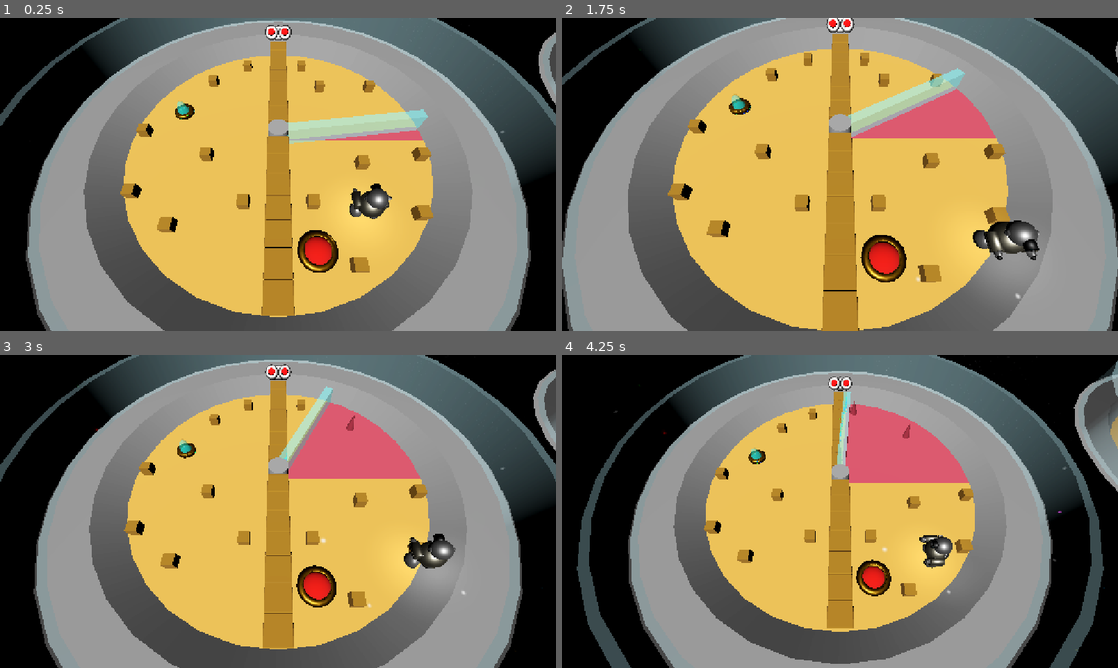
Above: before the commit, frames 1-4 (two rows, left to right).
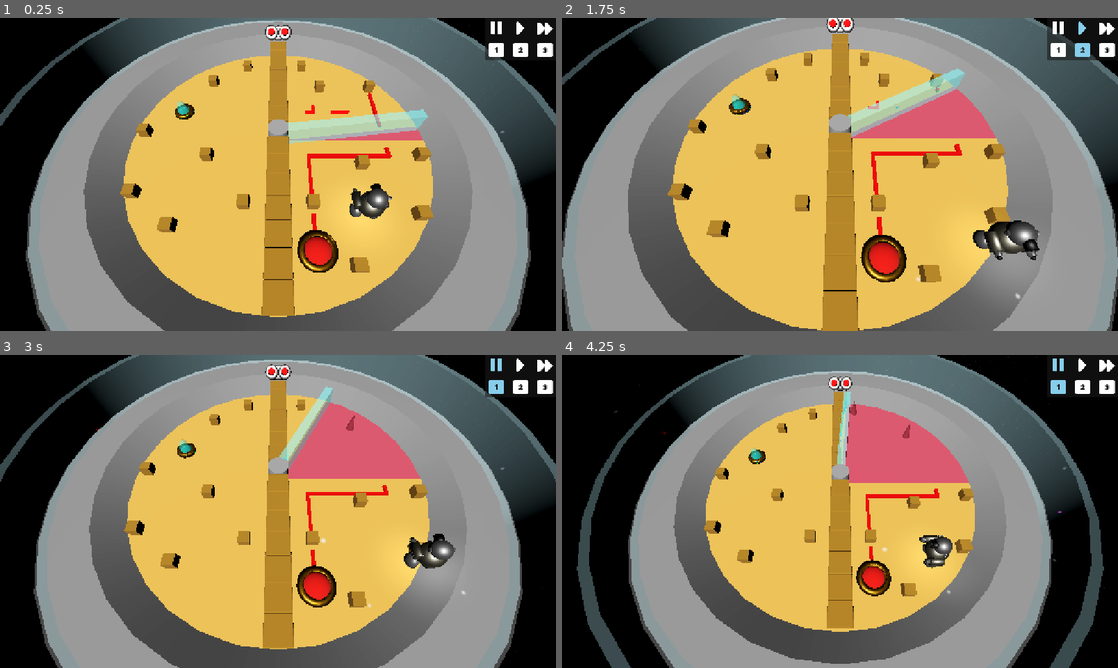
Above: after the commit, the same moments.

Repository: MisterIXI/gmtk25
Game: Godot game, scene res://scenes/levels/tutorial_level_1.tscn
Two runs of this game, one before a commit and one after it. Both use one fixed random seed, a clock stepped at 60 frames per second and the inputs below. This scene is started directly instead of the project's main scene.
Inputs (mouse positions are in pixels of both pictures, inside the frame that each line leads up to):
- Up to frame 1 (0.25 s): no input
- Up to frame 2 (1.75 s): tap Enter at 0.5 s; move the mouse to (962, 158) at 0.52 s; hold D (move_right) 0.53-1.28 s; hold E (interact) 0.53-1.28 s; tap Space (jump) at 0.77, 1.52 s; move the mouse to (728, 190) at 1.27 s; hold S (move_down) from 1.28 s (still down); tap Mouse wheel up (zoom_in) at 1.35 s
- Up to frame 3 (3 s): move the mouse to (333, 442) at 2.02 s; release S (move_down) at 2.03 s; hold D (move_right) 2.03-2.78 s; tap Mouse wheel down (zoom_out) at 2.1 s; move the mouse to (250, 574) at 2.77 s; hold W (move_up) from 2.78 s (still down); tap 1 at 2.85 s
- Up to frame 4 (4.25 s): tap Space (jump) at 3.02, 3.77 s; move the mouse to (1006, 558) at 3.52 s; release W (move_up) at 3.53 s; hold A (move_left) from 3.53 s (still down); tap 2 at 3.6 s; tap P (pause) at 4.15 s

The runs differ from the first frame. In frame 1, 1.5% of the frame differs, in the area x 54-100%, y 1-68%; in frame 2, 1.3%; in frame 3, 1.4%; in frame 4, 2.7%, in the area x 54-100%, y 1-66%.
Error before the commit: Out of bounds get index '0' (on base: 'Array[Control]') (res://scenes/wiper_mechanic/time_wiper.gd:62)

Commit message:
cables added

Diff:
--- /dev/null
+++ b/scenes/Entities/cable_highlighter.gd
@@ -0,0 +1,31 @@
+class_name CableHighlighter
+extends Node
+@export var cable_arr: Array[Area3D] = []
+
+@export var trigger_object: Trigger_Button
+@export var color_active: Color = Color(0, 1, 0)
+@export var color_inactive: Color = Color(1, 0, 0)
+@export var anim_delay: float = 0.01
+@export var start_active: bool = false
+
+
+
+func _ready():
+	light_up(start_active)
+	trigger_object.triggered.connect(light_up)
+	pass
+
+
+func light_up(is_positive: bool) -> void:
+	for i in range(cable_arr.size()):
+		for child in cable_arr[i].get_children():
+			if child is MeshInstance3D:
+				var mat = child.mesh.surface_get_material(0)
+				if is_positive:
+					mat.set("shader_parameter/surface_albedo", color_active)
+					mat.set("shader_parameter/emission", color_active/2.0)
+				else:
+					mat.set("shader_parameter/surface_albedo", color_inactive)
+					mat.set("shader_parameter/emission", color_inactive/2.0)
+		await get_tree().create_timer(anim_delay).timeout
+	pass
--- /dev/null
+++ b/scenes/level_entities/cable_part.tscn
@@ -0,0 +1,39 @@
+[gd_scene load_steps=7 format=3 uid="uid://ba60bp4ys1101"]
+
+[ext_resource type="Shader" uid="uid://dclprbt7mjvem" path="res://scenes/shader/dissolve_albedo.gdshader" id="1_8qnda"]
+[ext_resource type="NoiseTexture3D" uid="uid://b4ahkbkbuq80g" path="res://scenes/shader/dissolve_noise_tex.tres" id="2_1lsai"]
+[ext_resource type="NoiseTexture3D" uid="uid://cvn4nspx45ff6" path="res://scenes/shader/hue_noise_tex.tres" id="3_xcqti"]
+
+[sub_resource type="ShaderMaterial" id="ShaderMaterial_ltn42"]
+resource_local_to_scene = true
+render_priority = 1
+shader = ExtResource("1_8qnda")
+shader_parameter/expansion_max = -0.1
+shader_parameter/transition_in = -0.5
+shader_parameter/transition_out = 0.5
+shader_parameter/surface_albedo = Color(0.619608, 0, 0, 1)
+shader_parameter/emission = Color(1, 0, 0, 0)
+shader_parameter/metallic = 0.5
+shader_parameter/roughness = 1.0
+shader_parameter/dissolve_noise_texture = ExtResource("2_1lsai")
+shader_parameter/hue_noise_texture = ExtResource("3_xcqti")
+shader_parameter/intersector_pos = Vector3(0, -0.515, 0)
+shader_parameter/intersector_radius = 0.0
+
+[sub_resource type="BoxMesh" id="BoxMesh_p0d2p"]
+resource_local_to_scene = true
+material = SubResource("ShaderMaterial_ltn42")
+size = Vector3(2, 0.3, 0.3)
+
+[sub_resource type="BoxShape3D" id="BoxShape3D_581hk"]
+size = Vector3(2, 0.3, 0.3)
+
+[node name="CablePart1" type="Area3D" groups=["wipeable"]]
+
+[node name="CableMesh" type="MeshInstance3D" parent="." groups=["color_immunity"]]
+transform = Transform3D(1, 0, 0, 0, 1, 0, 0, 0, 1, 0, 0.15, 0)
+mesh = SubResource("BoxMesh_p0d2p")
+
+[node name="CableColShape" type="CollisionShape3D" parent="."]
+transform = Transform3D(1, 0, 0, 0, 1, 0, 0, 0, 1, 0, 0.15, 0)
+shape = SubResource("BoxShape3D_581hk")
--- /dev/null
+++ b/scenes/level_entities/cable_part_corner.tscn
@@ -0,0 +1,71 @@
+[gd_scene load_steps=10 format=3 uid="uid://dd7kd1hu71km3"]
+
+[ext_resource type="Shader" uid="uid://dclprbt7mjvem" path="res://scenes/shader/dissolve_albedo.gdshader" id="1_6pyh7"]
+[ext_resource type="NoiseTexture3D" uid="uid://b4ahkbkbuq80g" path="res://scenes/shader/dissolve_noise_tex.tres" id="2_tk6f0"]
+[ext_resource type="NoiseTexture3D" uid="uid://cvn4nspx45ff6" path="res://scenes/shader/hue_noise_tex.tres" id="3_g61ss"]
+
+[sub_resource type="BoxShape3D" id="BoxShape3D_6pyh7"]
+size = Vector3(0.85, 0.3, 0.3)
+
+[sub_resource type="ShaderMaterial" id="ShaderMaterial_6pyh7"]
+resource_local_to_scene = true
+render_priority = 1
+shader = ExtResource("1_6pyh7")
+shader_parameter/expansion_max = -0.1
+shader_parameter/transition_in = -0.5
+shader_parameter/transition_out = 0.5
+shader_parameter/surface_albedo = Color(0.619608, 0, 0, 1)
+shader_parameter/emission = Color(1, 0, 0, 0)
+shader_parameter/metallic = 0.5
+shader_parameter/roughness = 1.0
+shader_parameter/dissolve_noise_texture = ExtResource("2_tk6f0")
+shader_parameter/hue_noise_texture = ExtResource("3_g61ss")
+shader_parameter/intersector_pos = Vector3(0, -0.515, 0)
+shader_parameter/intersector_radius = 0.0
+
+[sub_resource type="BoxMesh" id="BoxMesh_6pyh7"]
+resource_local_to_scene = true
+material = SubResource("ShaderMaterial_6pyh7")
+size = Vector3(0.85, 0.3, 0.3)
+
+[sub_resource type="BoxShape3D" id="BoxShape3D_581hk"]
+size = Vector3(1.15, 0.3, 0.3)
+
+[sub_resource type="ShaderMaterial" id="ShaderMaterial_tk6f0"]
+resource_local_to_scene = true
+render_priority = 1
+shader = ExtResource("1_6pyh7")
+shader_parameter/expansion_max = -0.1
+shader_parameter/transition_in = -0.5
+shader_parameter/transition_out = 0.5
+shader_parameter/surface_albedo = Color(0.619608, 0, 0, 1)
+shader_parameter/emission = Color(1, 0, 0, 0)
+shader_parameter/metallic = 0.5
+shader_parameter/roughness = 1.0
+shader_parameter/dissolve_noise_texture = ExtResource("2_tk6f0")
+shader_parameter/hue_noise_texture = ExtResource("3_g61ss")
+shader_parameter/intersector_pos = Vector3(0, -0.515, 0)
+shader_parameter/intersector_radius = 0.0
+
+[sub_resource type="BoxMesh" id="BoxMesh_p0d2p"]
+resource_local_to_scene = true
+material = SubResource("ShaderMaterial_tk6f0")
+size = Vector3(1.15, 0.3, 0.3)
+
+[node name="CablePart1" type="Area3D" groups=["wipeable"]]
+
+[node name="CableColShape" type="CollisionShape3D" parent="."]
+transform = Transform3D(1, 0, 0, 0, 1, 0, 0, 0, 1, -0.575, 0.15, 0)
+shape = SubResource("BoxShape3D_6pyh7")
+
+[node name="CableMesh" type="MeshInstance3D" parent="." groups=["color_immunity"]]
+transform = Transform3D(1, 0, 0, 0, 1, 0, 0, 0, 1, -0.575, 0.15, 0)
+mesh = SubResource("BoxMesh_6pyh7")
+
+[node name="CableColShape2" type="CollisionShape3D" parent="."]
+transform = Transform3D(-4.37114e-08, 0, 1, 0, 1, 0, -1, 0, -4.37114e-08, 0, 0.15, -0.425)
+shape = SubResource("BoxShape3D_581hk")
+
+[node name="CableMesh2" type="MeshInstance3D" parent="." groups=["color_immunity"]]
+transform = Transform3D(-4.37114e-08, 0, -1, 0, 1, 0, 1, 0, -4.37114e-08, 0, 0.15, -0.425)
+mesh = SubResource("BoxMesh_p0d2p")
--- a/scenes/level_entities/special_entities/level_package.tscn
+++ b/scenes/level_entities/special_entities/level_package.tscn
@@ -1,6 +1,6 @@
 [gd_scene load_steps=7 format=3 uid="uid://14sudf7hsfr6"]
 
-[ext_resource type="Script" uid="uid://dgcceg4n5yq2p" path="res://scenes/wiper_mechanic/time_wiper.gd" id="1_akakv"]
+[ext_resource type="PackedScene" uid="uid://ckp18f4fg40ye" path="res://scenes/level_entities/special_entities/time_wiper.tscn" id="1_m66dq"]
 [ext_resource type="PackedScene" uid="uid://dalxmm5xn4831" path="res://scenes/Entities/Camera/camera_game_scene.tscn" id="2_cw4rs"]
 [ext_resource type="PackedScene" uid="uid://7b1bpwywy5xq" path="res://scenes/level_entities/special_entities/level_disk.tscn" id="2_osny8"]
 [ext_resource type="PackedScene" uid="uid://cs0rskk2e6xr5" path="res://scenes/Entities/Background/Skybox.tscn" id="3_osny8"]
@@ -9,12 +9,7 @@
 
 [node name="LevelPackage" type="Node3D"]
 
-[node name="TimeWiper" type="Node" parent="." node_paths=PackedStringArray("disks")]
-script = ExtResource("1_akakv")
-disks = [NodePath("../Disk0"), NodePath("../Disk1")]
-colors = Array[Color]([Color(0.929412, 0.682353, 0.286275, 1), Color(0.819608, 0.286275, 0.356863, 1), Color(0, 0.47451, 0.54902, 1), Color(0.639216, 0.788235, 0.658824, 1), Color(0.215686, 0.117647, 0.188235, 1)])
-object_colors = Array[Color]([Color(0.929412, 0.682353, 0.286275, 1), Color(0.819608, 0.286275, 0.356863, 1), Color(0, 0.47451, 0.54902, 1), Color(0.639216, 0.788235, 0.658824, 1), Color(0.215686, 0.117647, 0.188235, 1)])
-metadata/_custom_type_script = "uid://dgcceg4n5yq2p"
+[node name="TimeWiper" parent="." instance=ExtResource("1_m66dq")]
 
 [node name="Disk0" parent="." instance=ExtResource("2_osny8")]
 
--- /dev/null
+++ b/scenes/level_entities/special_entities/time_wiper.tscn
@@ -0,0 +1,83 @@
+[gd_scene load_steps=8 format=3 uid="uid://ckp18f4fg40ye"]
+
+[ext_resource type="Script" uid="uid://dgcceg4n5yq2p" path="res://scenes/wiper_mechanic/time_wiper.gd" id="1_kta85"]
+[ext_resource type="Texture2D" uid="uid://n1ykktpphypr" path="res://assets/ui_icons/pause.png" id="2_p5pmu"]
+[ext_resource type="Texture2D" uid="uid://hsrlonwtqob2" path="res://assets/ui_icons/right.png" id="3_fxnna"]
+[ext_resource type="Texture2D" uid="uid://b1ic5a4atossu" path="res://assets/ui_icons/fastForward.png" id="4_1dprp"]
+[ext_resource type="Texture2D" uid="uid://cgvmrjyxxi4p8" path="res://assets/ui_icons/keyboard_1.png" id="5_gnp5p"]
+[ext_resource type="Texture2D" uid="uid://c0qpg2klf6psu" path="res://assets/ui_icons/keyboard_2.png" id="6_f5k1u"]
+[ext_resource type="Texture2D" uid="uid://dnu6g3msfd5u8" path="res://assets/ui_icons/keyboard_3.png" id="7_gq18s"]
+
+[node name="TimeWiper" type="Node" node_paths=PackedStringArray("texture_rects_speed_ui")]
+script = ExtResource("1_kta85")
+colors = Array[Color]([Color(0.929412, 0.682353, 0.286275, 1), Color(0.819608, 0.286275, 0.356863, 1), Color(0, 0.47451, 0.54902, 1), Color(0.639216, 0.788235, 0.658824, 1), Color(0.215686, 0.117647, 0.188235, 1)])
+object_colors = Array[Color]([Color(0.929412, 0.682353, 0.286275, 1), Color(0.819608, 0.286275, 0.356863, 1), Color(0, 0.47451, 0.54902, 1), Color(0.639216, 0.788235, 0.658824, 1), Color(0.215686, 0.117647, 0.188235, 1)])
+texture_rects_speed_ui = [NodePath("CanvasLayer/Panel/GridContainer/TextureRect"), NodePath("CanvasLayer/Panel/GridContainer/TextureRect3"), NodePath("CanvasLayer/Panel/GridContainer/TextureRect5"), NodePath("CanvasLayer/Panel/GridContainer/TextureRect2"), NodePath("CanvasLayer/Panel/GridContainer/TextureRect4"), NodePath("CanvasLayer/Panel/GridContainer/TextureRect6")]
+metadata/_custom_type_script = "uid://dgcceg4n5yq2p"
+
+[node name="CanvasLayer" type="CanvasLayer" parent="."]
+
+[node name="Panel" type="Panel" parent="CanvasLayer"]
+anchors_preset = 1
+anchor_left = 1.0
+anchor_right = 1.0
+offset_left = -164.0
+offset_bottom = 96.0
+grow_horizontal = 0
+
+[node name="GridContainer" type="GridContainer" parent="CanvasLayer/Panel"]
+layout_mode = 1
+anchors_preset = 15
+anchor_right = 1.0
+anchor_bottom = 1.0
+grow_horizontal = 2
+grow_vertical = 2
+columns = 3
+
+[node name="TextureRect" type="TextureRect" parent="CanvasLayer/Panel/GridContainer"]
+layout_mode = 2
+size_flags_horizontal = 3
+size_flags_vertical = 3
+texture = ExtResource("2_p5pmu")
+expand_mode = 3
+stretch_mode = 5
+
+[node name="TextureRect3" type="TextureRect" parent="CanvasLayer/Panel/GridContainer"]
+layout_mode = 2
+size_flags_horizontal = 3
+size_flags_vertical = 3
+texture = ExtResource("3_fxnna")
+expand_mode = 3
+stretch_mode = 5
+
+[node name="TextureRect5" type="TextureRect" parent="CanvasLayer/Panel/GridContainer"]
+layout_mode = 2
+size_flags_horizontal = 3
+size_flags_vertical = 3
+texture = ExtResource("4_1dprp")
+expand_mode = 3
+stretch_mode = 5
+
+[node name="TextureRect2" type="TextureRect" parent="CanvasLayer/Panel/GridContainer"]
+layout_mode = 2
+size_flags_horizontal = 3
+size_flags_vertical = 3
+texture = ExtResource("5_gnp5p")
+expand_mode = 3
+stretch_mode = 5
+
+[node name="TextureRect4" type="TextureRect" parent="CanvasLayer/Panel/GridContainer"]
+layout_mode = 2
+size_flags_horizontal = 3
+size_flags_vertical = 3
+texture = ExtResource("6_f5k1u")
+expand_mode = 3
+stretch_mode = 5
+
+[node name="TextureRect6" type="TextureRect" parent="CanvasLayer/Panel/GridContainer"]
+layout_mode = 2
+size_flags_horizontal = 3
+size_flags_vertical = 3
+texture = ExtResource("7_gq18s")
+expand_mode = 3
+stretch_mode = 5
--- a/scenes/levels/tutorial_level_1.tscn
+++ b/scenes/levels/tutorial_level_1.tscn
@@ -1,6 +1,6 @@
-[gd_scene load_steps=12 format=3 uid="uid://cenjyqpw7aqeh"]
-
-[ext_resource type="Script" uid="uid://dgcceg4n5yq2p" path="res://scenes/wiper_mechanic/time_wiper.gd" id="1_7juxn"]
+[gd_scene load_steps=16 format=3 uid="uid://cenjyqpw7aqeh"]
+
+[ext_resource type="PackedScene" uid="uid://ckp18f4fg40ye" path="res://scenes/level_entities/special_entities/time_wiper.tscn" id="1_5m8dn"]
 [ext_resource type="PackedScene" uid="uid://7b1bpwywy5xq" path="res://scenes/level_entities/special_entities/level_disk.tscn" id="2_1sjbh"]
 [ext_resource type="PackedScene" uid="uid://4pwh4u8tmwu8" path="res://scenes/Entities/portal/portal_base.tscn" id="3_hdbbv"]
 [ext_resource type="PackedScene" uid="uid://c0f06ismxwadk" path="res://scenes/Entities/Trigger_Door_Mechanic/trigger_door_mechanic.tscn" id="4_0v4lm"]
@@ -11,15 +11,16 @@
 [ext_resource type="PackedScene" uid="uid://ceyjhq5003btv" path="res://scenes/Entities/Player/player_main.tscn" id="7_jo27r"]
 [ext_resource type="PackedScene" uid="uid://cr4t270bjcvjj" path="res://scenes/level_entities/spike_decoration.tscn" id="7_p4el3"]
 [ext_resource type="PackedScene" uid="uid://di4hm0dac5sc5" path="res://scenes/level_entities/trigger_object.tscn" id="8_jo27r"]
+[ext_resource type="Script" uid="uid://bjelfpfwxbvwm" path="res://scenes/Entities/cable_highlighter.gd" id="9_5m8dn"]
+[ext_resource type="Script" uid="uid://crlsq4x2r72o3" path="res://components/tools/scene_tree_sorter.gd" id="9_5qyic"]
+[ext_resource type="PackedScene" uid="uid://ba60bp4ys1101" path="res://scenes/level_entities/cable_part.tscn" id="9_65tnc"]
+[ext_resource type="PackedScene" uid="uid://dd7kd1hu71km3" path="res://scenes/level_entities/cable_part_corner.tscn" id="10_5qyic"]
 
 [node name="LevelPackage" type="Node3D"]
 
-[node name="TimeWiper" type="Node" parent="." node_paths=PackedStringArray("disks")]
-script = ExtResource("1_7juxn")
+[node name="TimeWiper2" parent="." node_paths=PackedStringArray("disks") instance=ExtResource("1_5m8dn")]
 disks = [NodePath("../Disk0"), NodePath("../Disk1")]
-colors = Array[Color]([Color(0.929412, 0.682353, 0.286275, 1), Color(0.819608, 0.286275, 0.356863, 1), Color(0, 0.47451, 0.54902, 1), Color(0.639216, 0.788235, 0.658824, 1), Color(0.215686, 0.117647, 0.188235, 1)])
 object_colors = Array[Color]([Color(0.623991, 0.437945, 0.115333, 1), Color(0.57833, 0.166102, 0.22794, 1), Color(9.62615e-08, 0.338951, 0.394386, 1), Color(0.245787, 0.353207, 0.261924, 1), Color(0.149237, 0.0749916, 0.128469, 1)])
-metadata/_custom_type_script = "uid://dgcceg4n5yq2p"
 
 [node name="Disk0" parent="." instance=ExtResource("2_1sjbh")]
 
@@ -124,8 +125,61 @@
 [node name="Trigger_Object" parent="Disk0" groups=["wipeable"] instance=ExtResource("8_jo27r")]
 transform = Transform3D(0.79, 0, 0, 0, 0.79, 0, 0, 0, 0.79, 3, 0, 11)
 
+[node name="CableHighlighter" type="Node" parent="Disk0" node_paths=PackedStringArray("cable_arr", "trigger_object")]
+script = ExtResource("9_5m8dn")
+cable_arr = [NodePath("../CablePart3"), NodePath("../CablePart4"), NodePath("../CablePart5"), NodePath("../CablePart6"), NodePath("../CablePart7"), NodePath("../CablePart8"), NodePath("../CablePart9"), NodePath("../CablePart10"), NodePath("../CablePart11"), NodePath("../CablePart12"), NodePath("../CablePart13"), NodePath("../CablePart14")]
+trigger_object = NodePath("../Trigger_Object")
+metadata/_custom_type_script = "uid://bjelfpfwxbvwm"
+
+[node name="CablePart3" parent="Disk0" instance=ExtResource("9_65tnc")]
+transform = Transform3D(-4.37114e-08, 0, -1, 0, 1, 0, 1, 0, -4.37114e-08, 3, 0, 9)
+
+[node name="CablePart4" parent="Disk0" instance=ExtResource("9_65tnc")]
+transform = Transform3D(-4.37114e-08, 0, -1, 0, 1, 0, 1, 0, -4.37114e-08, 3, 0, 6)
+
+[node name="CablePart5" parent="Disk0" instance=ExtResource("9_65tnc")]
+transform = Transform3D(-4.37114e-08, 0, -1, 0, 1, 0, 1, 0, -4.37114e-08, 3, 0, 4)
+
+[node name="CablePart6" parent="Disk0" instance=ExtResource("10_5qyic")]
+transform = Transform3D(-1, 0, 8.74228e-08, 0, 1, 0, -8.74228e-08, 0, -1, 3, 0, 2)
+
+[node name="CablePart7" parent="Disk0" instance=ExtResource("9_65tnc")]
+transform = Transform3D(1, 0, 0, 0, 1, 0, 0, 0, 1, 5, 0, 2)
+
+[node name="CablePart8" parent="Disk0" instance=ExtResource("9_65tnc")]
+transform = Transform3D(1, 0, 0, 0, 1, 0, 0, 0, 1, 7, 0, 2)
+
+[node name="CablePart9" parent="Disk0" instance=ExtResource("9_65tnc")]
+transform = Transform3D(1, 0, 0, 0, 1, 0, 0, 0, 1, 9, 0, 2)
+
+[node name="CablePart10" parent="Disk0" instance=ExtResource("10_5qyic")]
+transform = Transform3D(1, 0, 0, 0, 1, 0, 0, 0, 1, 11, 0, 2)
+
+[node name="CablePart11" parent="Disk0" instance=ExtResource("9_65tnc")]
+transform = Transform3D(-4.37114e-08, 0, -1, 0, 1, 0, 1, 0, -4.37114e-08, 11, 0, 0)
+
+[node name="CablePart12" parent="Disk0" instance=ExtResource("9_65tnc")]
+transform = Transform3D(-4.37114e-08, 0, -1, 0, 1, 0, 1, 0, -4.37114e-08, 11, 0, -2)
+
+[node name="CablePart13" parent="Disk0" instance=ExtResource("9_65tnc")]
+transform = Transform3D(-4.37114e-08, 0, -1, 0, 1, 0, 1, 0, -4.37114e-08, 11, 0, -4)
+
+[node name="CablePart14" parent="Disk0" instance=ExtResource("9_65tnc")]
+transform = Transform3D(-4.37114e-08, 0, -1, 0, 1, 0, 1, 0, -4.37114e-08, 11, 0, -6)
+
+[node name="SceneTreeSorter" type="Node" parent="Disk0"]
+script = ExtResource("9_5qyic")
+metadata/_custom_type_script = "uid://crlsq4x2r72o3"
+
+[node name="CablePart1" parent="Disk0/SceneTreeSorter" instance=ExtResource("9_65tnc")]
+transform = Transform3D(1, 0, 0, 0, 1, 0, 0, 0, 1, 7, 0, -4)
+
+[node name="CablePart2" parent="Disk0/SceneTreeSorter" instance=ExtResource("10_5qyic")]
+transform = Transform3D(1, 0, 0, 0, 1, 0, 0, 0, 1, 4, 0, -4)
+
 [node name="Disk1" parent="." instance=ExtResource("2_1sjbh")]
 transform = Transform3D(1, 0, 0, 0, 1, 0, 0, 0, 1, 50, 0, 0)
+visible = false
 disk_id = 1
 
 [node name="SpikeDecoration" parent="Disk1" instance=ExtResource("7_p4el3")]
Not shown, added: scenes/Entities/cable_highlighter.gd.uid
